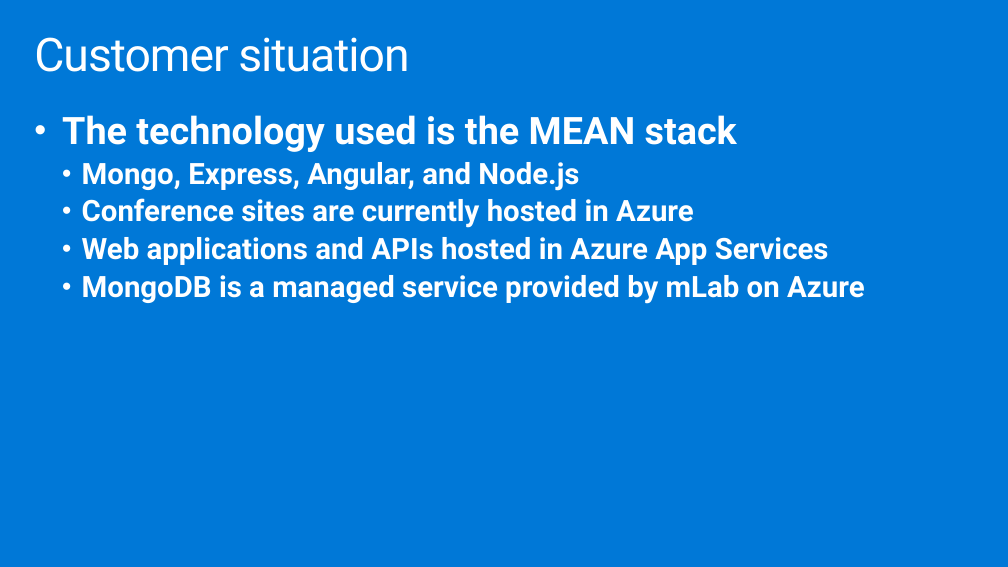
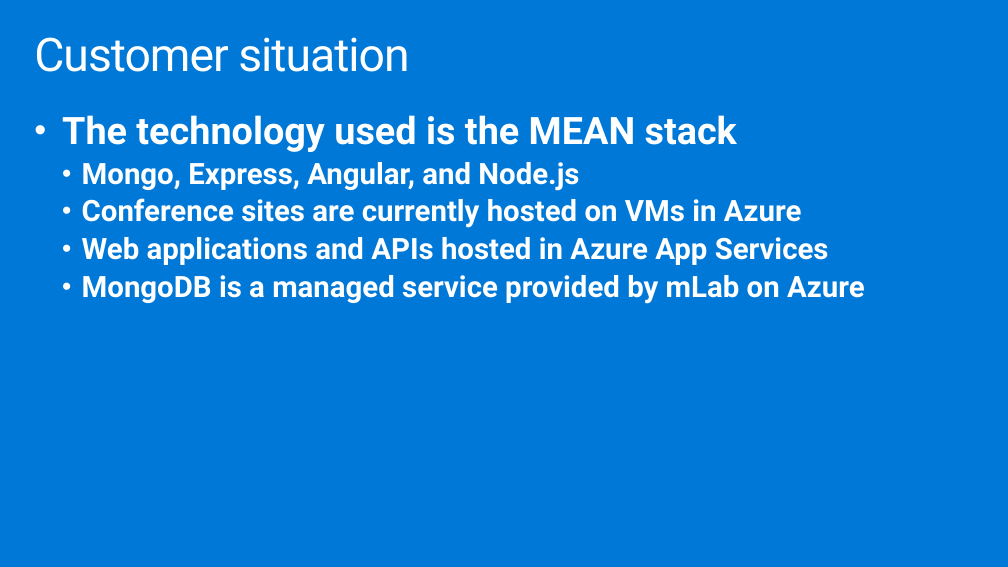
Before and after one commit to yaoshixin007/MCW-Containers-and-DevOps, a slide deck: slide 7 of Whiteboard design session/WDS trainer presentation - Containers and DevOps.pptx. Drawn at 1008x567 pixels with LibreOffice and Linux fonts; fonts in the diff are those of the drawing. Boxes give left, top, right and bottom in pixels: in the first picture for what was removed or moved away, otherwise in the second. Text is boxed around its words. In the diff, an @@ line names an element or a change of style, - is before the commit and + after.

Commit message:
Changed initial web app hosting to VMs in Azure

```diff
--- a/Whiteboard design session/WDS trainer presentation - Containers and DevOps.pptx
+++ b/Whiteboard design session/WDS trainer presentation - Containers and DevOps.pptx
@@ text at box(82, 198, 802, 228): text changed @@
-  • Conference sites are currently hosted in Azure
+  • Conference sites are currently hosted on VMs in Azure
```
Also in this commit, not shown: 1 other slide changed, 2 other files.
